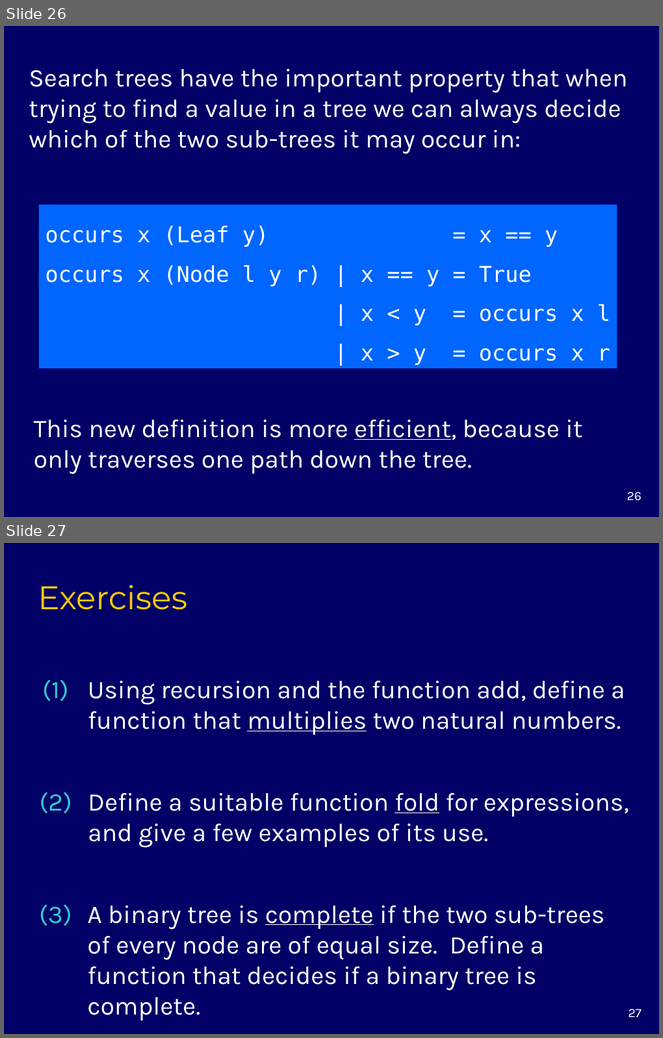
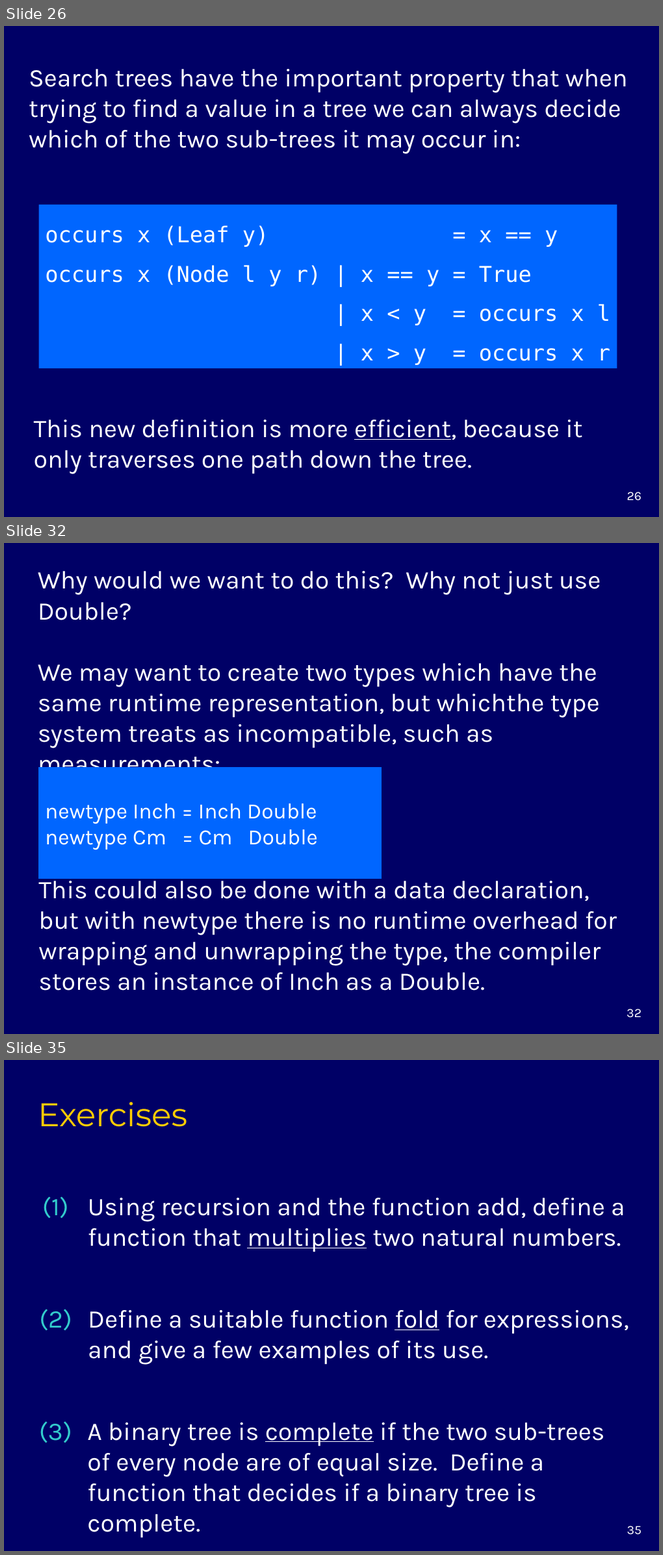
Before and after one commit to markgrebe/EECS776, a slide deck: chapter10.ppt. Shown one above the other, each under a label of ours: slides 26 and 27 before the commit, slides 26, 32 and 35 after it; the slides between them are not shown. The pictures are 663x1038 and 663x1555 pixels, drawn with LibreOffice and Linux fonts; fonts in the diff are those of the drawing. Boxes give left, top, right and bottom in pixels: in the first picture for what was removed or moved away, otherwise in the second. Text is boxed around its words. In the diff, an @@ line names an element or a change of style, - is before the commit and + after.

Commit message:
Added record and newtype slides

```diff
--- a/chapter10.ppt
+++ b/chapter10.ppt
@@ slide 32 added at (x1=4, y1=543, x2=659, y2=1034), background #000066 @@
@@ text added at (x1=38, y1=571, x2=601, y2=779), 28 pt, text #FFFFFF @@
+Why would we want to do this? Why not just use Double?
+We may want to create two types which have the same runtime representation, but whichthe type system treats as incompatible, such as measurements:
@@ rectangle added at (x1=38, y1=767, x2=382, y2=878), fill #0066FF, 24 pt, text #FFFFFF @@
+newtype Inch = Inch Double
+newtype Cm = Cm Double
@@ text added at (x1=38, y1=876, x2=617, y2=991), 28 pt, text #FFFFFF @@
+This could also be done with a data declaration, but with newtype there is no runtime overhead for wrapping and unwrapping the type, the compiler stores an instance of Inch as a Double.
@@ page number added at (x1=627, y1=1009, x2=642, y2=1018), 14 pt, text #FFFFFF @@
+32
@@ what was slide 27 is now slide 35 @@
@@ page number at (x1=627, y1=1526, x2=642, y2=1535): text changed @@
-27
+35
```
Also in this commit, not shown: 7 other slides added.
